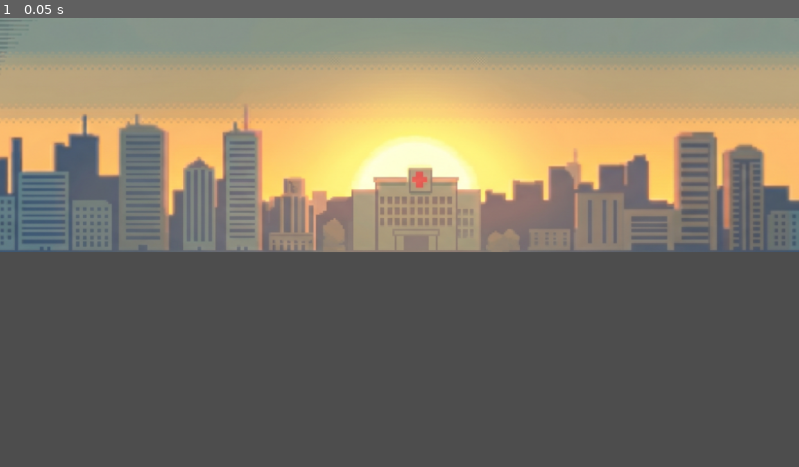
Above: before the commit, frame 1.
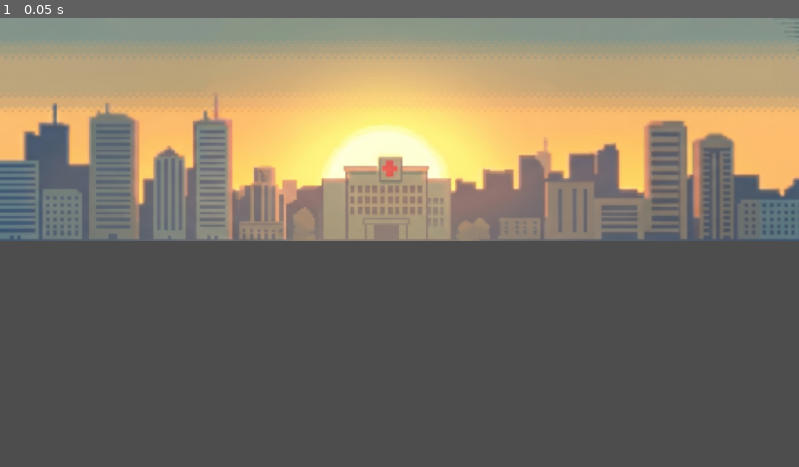
Above: after the commit, the same moment.

Repository: AnaLuizaS4ntos/Corrida_vital_v1
Game: Godot game, scene res://scenes/cena_Rua.tscn
Two runs of this game, one before a commit and one after it. Both use one fixed random seed, a clock stepped at 60 frames per second and the inputs below. The project has no main scene, so this scene is started directly.
Inputs:
- Up to frame 1 (0.05 s): no input

The runs differ from the first frame. In frame 1, 20% of the frame differs, in the area x 0-100%, y 0-53%.

Commit message:
adicionei o sprite basico do player

Diff:
--- a/scenes/cena_Rua.tscn
+++ b/scenes/cena_Rua.tscn
@@ -5,7 +5,7 @@
 [node name="Pseudo_3D" type="Node2D" unique_id=711295868]
 
 [node name="CapturaDeTela20260514150802" type="Sprite2D" parent="." unique_id=1609014180]
-position = Vector2(-25, -48)
+position = Vector2(-68, -64)
 scale = Vector2(1.0211641, 1.0211641)
 texture = ExtResource("1_jfhvc")
 centered = false
Binary file added: assets/player/sprite 1 (1).png
Not shown, added: assets/player/sprite 1 (1).png.import
